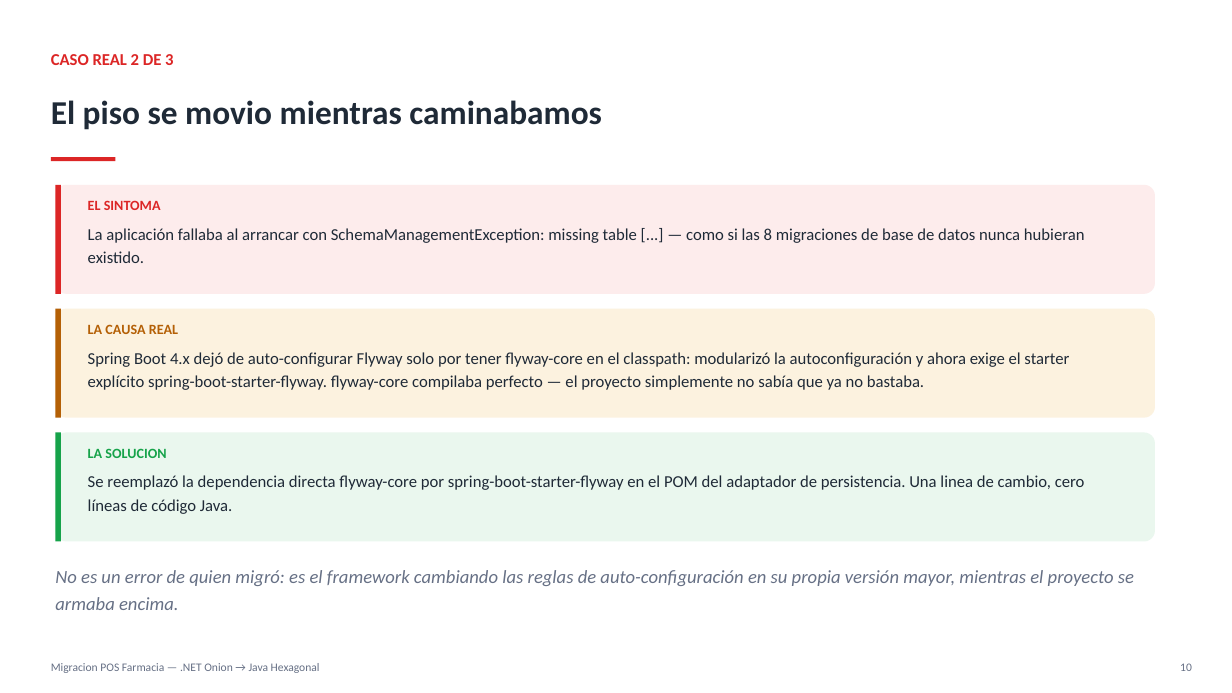
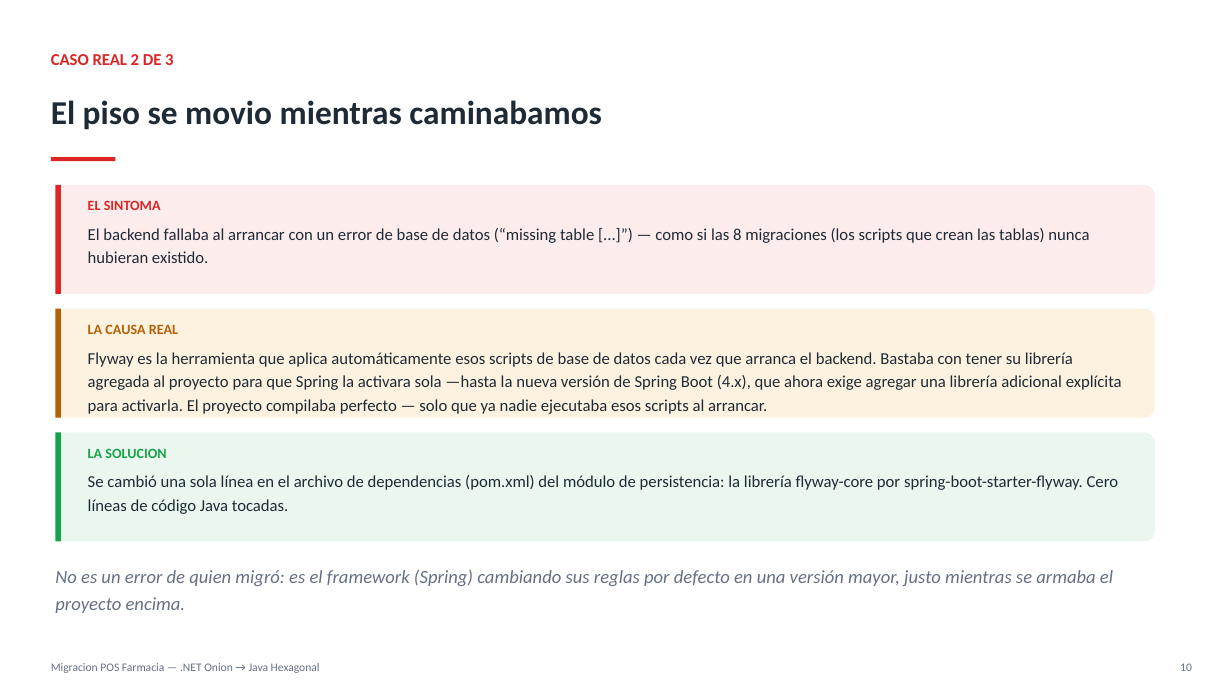
Before and after one commit to DavidXavi/farmacia_post_venta_hexagonal, a slide deck: slide 10 of docs/Complejidad_Migracion_NET_a_Java_Hexagonal.pptx. Drawn at 1232x693 pixels with LibreOffice and Linux fonts; fonts in the diff are those of the drawing. Boxes give left, top, right and bottom in pixels: in the first picture for what was removed or moved away, otherwise in the second. Text is boxed around its words. In the diff, an @@ line names an element or a change of style, - is before the commit and + after.

```diff
--- a/docs/Complejidad_Migracion_NET_a_Java_Hexagonal.pptx
+++ b/docs/Complejidad_Migracion_NET_a_Java_Hexagonal.pptx
@@ text at (88,228,1089,263): text changed @@
-La aplicación fallaba al arrancar con SchemaManagementException: missing table [...] — como si las 8 migraciones de base de datos nunca hubieran existido.
+El backend fallaba al arrancar con un error de base de datos (“missing table [...]”) — como si las 8 migraciones (los scripts que crean las tablas) nunca hubieran existido.
@@ text at (88,352,1122,414): text changed @@
-Spring Boot 4.x dejó de auto-configurar Flyway solo por tener flyway-core en el classpath: modularizó la autoconfiguración y ahora exige el starter explícito spring-boot-starter-flyway. flyway-core compilaba perfecto — el proyecto simplemente no sabía que ya no bastaba.
+Flyway es la herramienta que aplica automáticamente esos scripts de base de datos cada vez que arranca el backend. Bastaba con tener su librería agregada al proyecto para que Spring la activara sola —hasta la nueva versión de Spring Boot (4.x), que ahora exige agregar una librería adicional explícita para activarla. El proyecto compilaba perfecto — solo que ya nadie ejecutaba esos scripts al arrancar.
@@ text at (88,475,1119,514): text changed @@
-Se reemplazó la dependencia directa flyway-core por spring-boot-starter-flyway en el POM del adaptador de persistencia. Una linea de cambio, cero líneas de código Java.
+Se cambió una sola línea en el archivo de dependencias (pom.xml) del módulo de persistencia: la librería flyway-core por spring-boot-starter-flyway. Cero líneas de código Java tocadas.
@@ text at (55,569,1113,613): text changed @@
-No es un error de quien migró: es el framework cambiando las reglas de auto-configuración en su propia versión mayor, mientras el proyecto se armaba encima.
+No es un error de quien migró: es el framework (Spring) cambiando sus reglas por defecto en una versión mayor, justo mientras se armaba el proyecto encima.
```
Also in this commit, not shown: 6 other slides changed, 1 slide removed.
